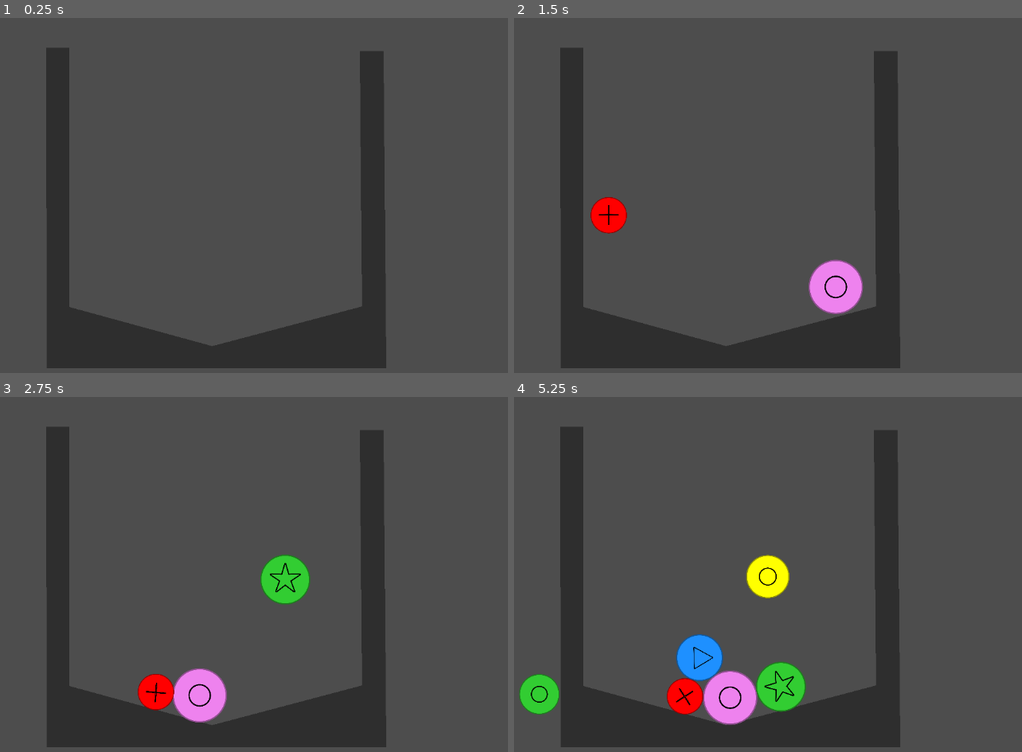
Above: before the commit, frames 1-4 (two rows, left to right).
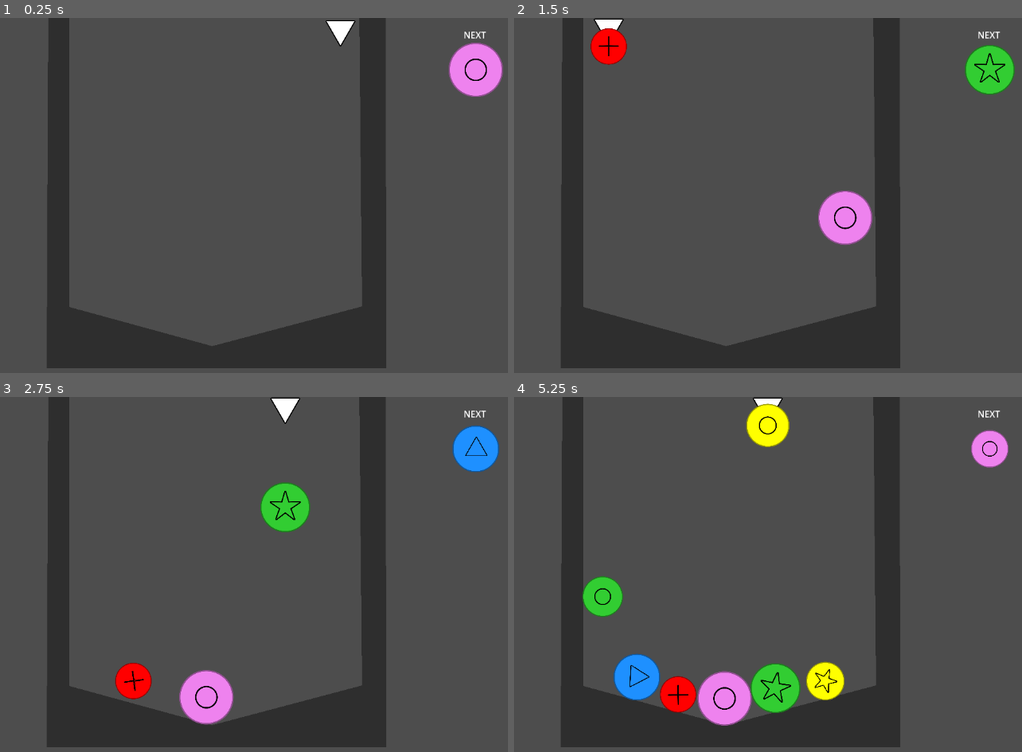
Above: after the commit, the same moments.

Repository: abalidoth/gwj-80
Game: Godot game, scene res://main_scene.tscn
Two runs of this game, one before a commit and one after it. Both use one fixed random seed, a clock stepped at 60 frames per second and the inputs below.
Inputs (mouse positions are in pixels of both pictures, inside the frame that each line leads up to):
- Up to frame 1 (0.25 s): no input
- Up to frame 2 (1.5 s): tap Enter at 0.5 s; move the mouse to (874, 177) at 0.52 s; click (874, 177) at 0.67 s; move the mouse to (610, 213) at 1.27 s; click (610, 213) at 1.42 s
- Up to frame 3 (2.75 s): move the mouse to (284, 496) at 2.02 s; click (284, 496) at 2.17 s
- Up to frame 4 (5.25 s): move the mouse to (701, 645) at 2.77 s; click (701, 645) at 2.92 s; move the mouse to (925, 627) at 3.52 s; click (925, 627) at 3.67 s; move the mouse to (544, 521) at 4.27 s; click (544, 521) at 4.42 s; move the mouse to (768, 574) at 5.02 s; click (768, 574) at 5.17 s

The runs differ from the first frame. In frame 1, 2.7% of the frame differs, in the area x 9-100%, y 0-72%; in frame 2, 6.1%; in frame 3, 6.1%; in frame 4, 9.0%, in the area x 1-98%, y 0-93%.

Commit message:
Basic skeleton of game is working

Diff:
--- a/ball.gd
+++ b/ball.gd
@@ -86,3 +86,10 @@
 		if i.get_parent().ball_color == ball_color:
 			out.append(i.get_parent())
 	return out
+
+func pop():
+	var tween = get_tree().create_tween()
+	tween.set_trans(Tween.TRANS_BACK)
+	tween.set_ease(Tween.EASE_IN)
+	tween.tween_property($Circle,"scale",Vector2.ZERO, 0.1)
+	tween.tween_callback(queue_free)
--- a/ball.tscn
+++ b/ball.tscn
@@ -17,7 +17,7 @@
 
 [sub_resource type="CircleShape2D" id="CircleShape2D_ktgx5"]
 resource_local_to_scene = true
-radius = 47.1699
+radius = 44.0
 
 [node name="Ball" type="RigidBody2D"]
 physics_material_override = SubResource("PhysicsMaterial_x8fbi")
--- a/main_scene.gd
+++ b/main_scene.gd
@@ -2,18 +2,41 @@
 
 var Ball = preload("res://ball.tscn")
 
-var all_balls = []
+var all_balls:Array[Ball] = []
 var rng = RandomNumberGenerator.new()
 
+var next_ball:Ball
+
+var size_least = 0.75
+var size_most = 1.25
+
+var drop_left = 330
+var drop_right = 790
+
+var match_size = 4
+
+func set_next_ball():
+	next_ball = Ball.instantiate()
+	add_child(next_ball)
+	next_ball.position = $NextBallMarker.position
+	next_ball.freeze = true
+	var new_scale = rng.randf_range(size_least, size_most)
+	next_ball.change_size(new_scale)
+
+func _ready():
+	set_next_ball()
+
 func _input(event):
-	if event is InputEventMouseButton:
+	if event is InputEventMouseButton and $ClickTimer.is_stopped():
 		if event.button_index == MOUSE_BUTTON_LEFT and event.pressed:
-			var new_ball = Ball.instantiate()
-			new_ball.position = event.position
-			add_child(new_ball)
+			var new_ball = next_ball
+			new_ball.position = Vector2(clamp(event.position.x,drop_left, drop_right),50)
 			all_balls.append(new_ball)
-			var new_scale = rng.randf_range(0.75, 1.25)
-			new_ball.change_size(new_scale)
+			new_ball.freeze = false
+			set_next_ball()
+			$ClickTimer.start()
+	elif event is InputEventMouseMotion:
+		$DropIcon.position = Vector2(clamp(event.position.x,drop_left,drop_right),25)
 
 func _process(delta):
 	var settled = true
@@ -41,10 +64,10 @@
 					current_group.append(i)
 		out_groups_symbol.append(already_checked)
 	for group in out_groups_symbol:
-		if len(group) >= 3:
+		if len(group) >= match_size:
 			for i in group:
 				all_balls.erase(i)
-				i.queue_free()
+				i.pop()
 
 	#check colors
 	to_check = all_balls.duplicate()
@@ -63,7 +86,11 @@
 					current_group.append(i)
 		out_groups_color.append(already_checked)
 	for group in out_groups_color:
-		if len(group) >= 3:
+		if len(group) >= match_size:
 			for i in group:
 				all_balls.erase(i)
-				i.queue_free()
+				i.pop()
+
+	#this is to prevent balls from hanging
+	for ball in all_balls:
+		ball.apply_impulse(Vector2(0,0))
--- a/main_scene.tscn
+++ b/main_scene.tscn
@@ -1,6 +1,7 @@
-[gd_scene load_steps=2 format=3 uid="uid://pxc3fdos1gn6"]
+[gd_scene load_steps=3 format=3 uid="uid://pxc3fdos1gn6"]
 
 [ext_resource type="Script" uid="uid://b8yxmspw78uu0" path="res://main_scene.gd" id="1_0f027"]
+[ext_resource type="Texture2D" uid="uid://cp24xn47miu5o" path="res://assets/triangle_icon.svg" id="2_2c62f"]
 
 [node name="MainScene" type="Node2D"]
 script = ExtResource("1_0f027")
@@ -9,8 +10,28 @@
 
 [node name="CollisionPolygon2D" type="CollisionPolygon2D" parent="StaticBody2D"]
 position = Vector2(250, 5)
-polygon = PackedVector2Array(8, 630, 6, 46, 51, 46, 48, 518, 307.328, 592.984, 579, 522, 576, 52, 619, 52, 622, 627)
+polygon = PackedVector2Array(8, 630, 8, -43, 49, -41, 48, 518, 307.328, 592.984, 579, 522, 572, -26, 619, -22, 622, 627)
 
 [node name="Polygon2D" type="Polygon2D" parent="StaticBody2D"]
 modulate = Color(0.18, 0.18, 0.18, 1)
-polygon = PackedVector2Array(258, 54, 300, 54, 300, 524, 558.719, 594.964, 830, 523, 826, 60, 869, 60, 874, 635, 259, 635)
+polygon = PackedVector2Array(262, -31, 300, -43, 300, 524, 558.719, 594.964, 830, 523, 825, -20, 873, -23, 874, 635, 259, 635)
+
+[node name="NextBallMarker" type="Marker2D" parent="."]
+position = Vector2(1036, 94)
+
+[node name="Label" type="Label" parent="."]
+offset_left = 1014.0
+offset_top = 19.0
+offset_right = 1055.0
+offset_bottom = 42.0
+text = "NEXT"
+
+[node name="DropIcon" type="Sprite2D" parent="."]
+position = Vector2(791, 28)
+rotation = 3.14159
+scale = Vector2(0.2, 0.2)
+texture = ExtResource("2_2c62f")
+
+[node name="ClickTimer" type="Timer" parent="."]
+wait_time = 0.5
+one_shot = true
